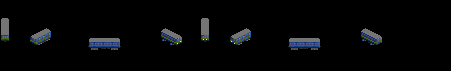
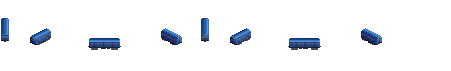
Layer changes from the first 451px x 71px image to the second:
hid "Lights" over (177, 39, 235, 44)
hid "SL" over (1, 35, 382, 46)
hid "SS", painted on it over (1, 18, 382, 46)
